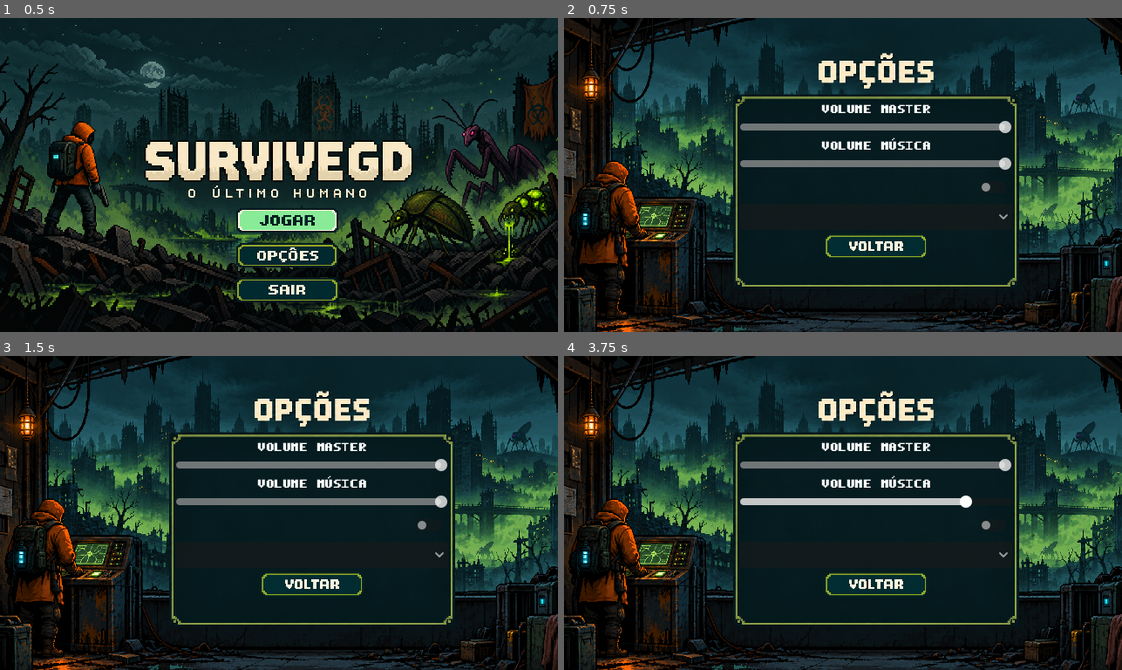
Above: before the commit, frames 1-4 (two rows, left to right).
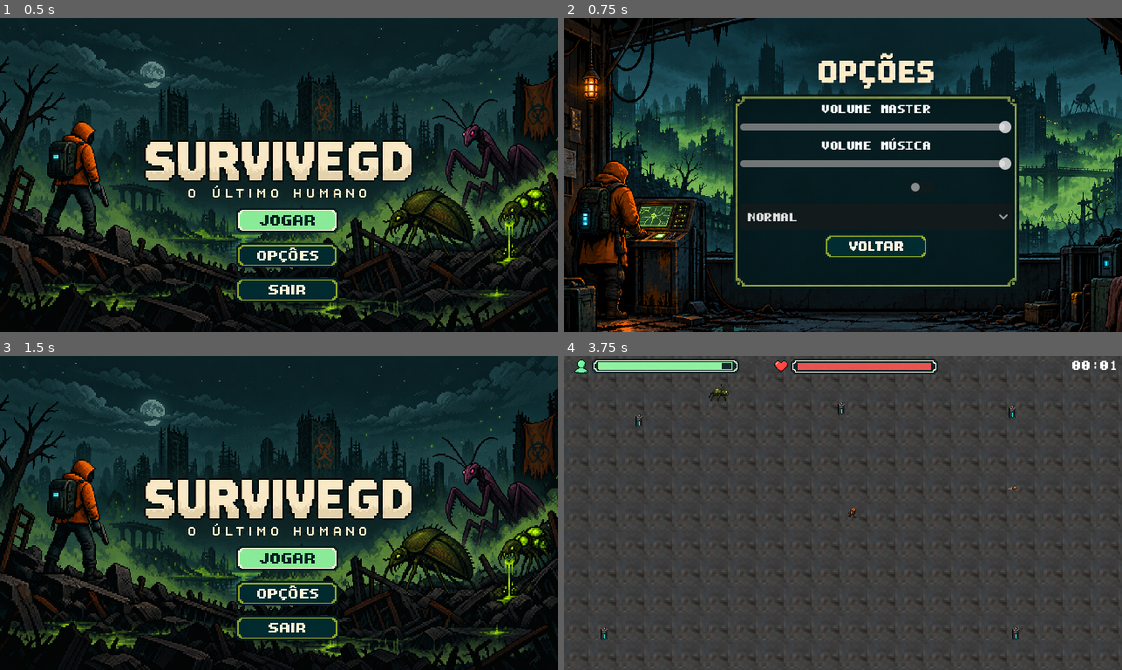
Above: after the commit, the same moments.

Repository: DevLucasOnly/DevLucasOnly-SurviveGD-Prototipo-de-Sobrevivencia-2D
Game: Godot game, scene res://scenes/main_menu.tscn
Same seed, same stepped clock (60 frames per second), same inputs: the game is played once before the commit and once after it.
Inputs (mouse positions are in pixels of both pictures, inside the frame that each line leads up to):
- Up to frame 1 (0.5 s): no input
- Up to frame 2 (0.75 s): click (848, 256) at 0.5 s
- Up to frame 3 (1.5 s): click (312, 585) at 1.25 s
- Up to frame 4 (3.75 s): click (848, 556) at 2.02 s; click (876, 553) at 2.77 s; tap Enter at 3.5 s; move the mouse to (965, 497) at 3.52 s; press the mouse at (965, 497) at 3.53 s; hold D (move_right) from 3.53 s (still down)

Frame 1 is identical in both runs. In frame 2, 0.3% of the frame differs, in the area x 32-77%, y 52-65%; in frame 3, 53%; in frame 4, 98%, in the area x 0-100%, y 0-100%.
Error before the commit: Invalid assignment of property or key 'button_pressed' with value of type 'bool' on a base object of type 'null instance'. (res://scripts/options_menu.gd:18)

Commit message:
Ajuste no script do menu de opções(FUNCIONAL)

Diff:
--- a/scenes/options_menu.tscn
+++ b/scenes/options_menu.tscn
@@ -67,6 +67,8 @@
 [node name="FullscreenBtn" type="CheckButton" parent="TextureRect/MarginContainer/VBoxContainer" unique_id=2040666167]
 custom_minimum_size = Vector2(150, 30)
 layout_mode = 2
+size_flags_horizontal = 4
+size_flags_vertical = 4
 theme_override_fonts/font = ExtResource("2_ijpji")
 
 [node name="DificuldadeBtn" type="OptionButton" parent="TextureRect/MarginContainer/VBoxContainer" unique_id=660730197]
@@ -80,3 +82,7 @@
 texture_normal = SubResource("AtlasTexture_lfjc7")
 ignore_texture_size = true
 stretch_mode = 5
+
+[connection signal="toggled" from="TextureRect/MarginContainer/VBoxContainer/FullscreenBtn" to="." method="_on_fullscreen_btn_toggled"]
+[connection signal="item_selected" from="TextureRect/MarginContainer/VBoxContainer/DificuldadeBtn" to="." method="_on_dificuldade_btn_item_selected"]
+[connection signal="pressed" from="TextureRect/MarginContainer/VBoxContainer/VoltarBtn" to="." method="_on_voltar_btn_pressed"]
--- a/scripts/options_menu.gd
+++ b/scripts/options_menu.gd
@@ -1,9 +1,9 @@
 extends Control
 
-@onready var master_slider: HSlider = $MarginContainer/VBoxContainer/MasterSlider
-@onready var bgm_slider: HSlider = $MarginContainer/VBoxContainer/BGMSlider
-@onready var fullscreen_btn: CheckButton = $MarginContainer/VBoxContainer/FullscreenBtn
-@onready var dificuldade_btn: OptionButton = $MarginContainer/VBoxContainer/DificuldadeBtn
+@onready var master_slider: HSlider = $TextureRect/MarginContainer/VBoxContainer/MasterSlider
+@onready var bgm_slider: HSlider = $TextureRect/MarginContainer/VBoxContainer/BGMSlider
+@onready var fullscreen_btn: CheckButton = $TextureRect/MarginContainer/VBoxContainer/FullscreenBtn
+@onready var dificuldade_btn: OptionButton = $TextureRect/MarginContainer/VBoxContainer/DificuldadeBtn
 
 var master_bus_index: int
 var bgm_bus_index: int
@@ -43,3 +43,6 @@
 	dificuldade_atual = index
 	# Futuramente, isto será gravado no ficheiro e lido pelo GameManager
 	print("Dificuldade selecionada: ", index)
+
+func _on_voltar_btn_pressed() -> void:
+	get_tree().change_scene_to_file("res://scenes/main_menu.tscn")
